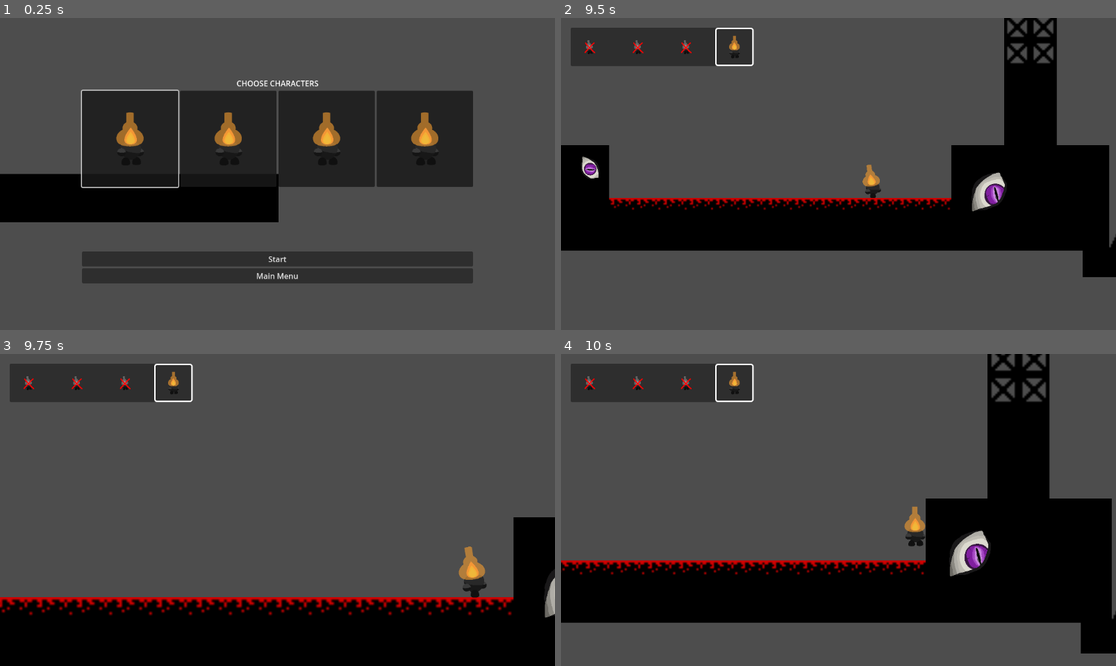
Above: before the commit, frames 1-4 (two rows, left to right).
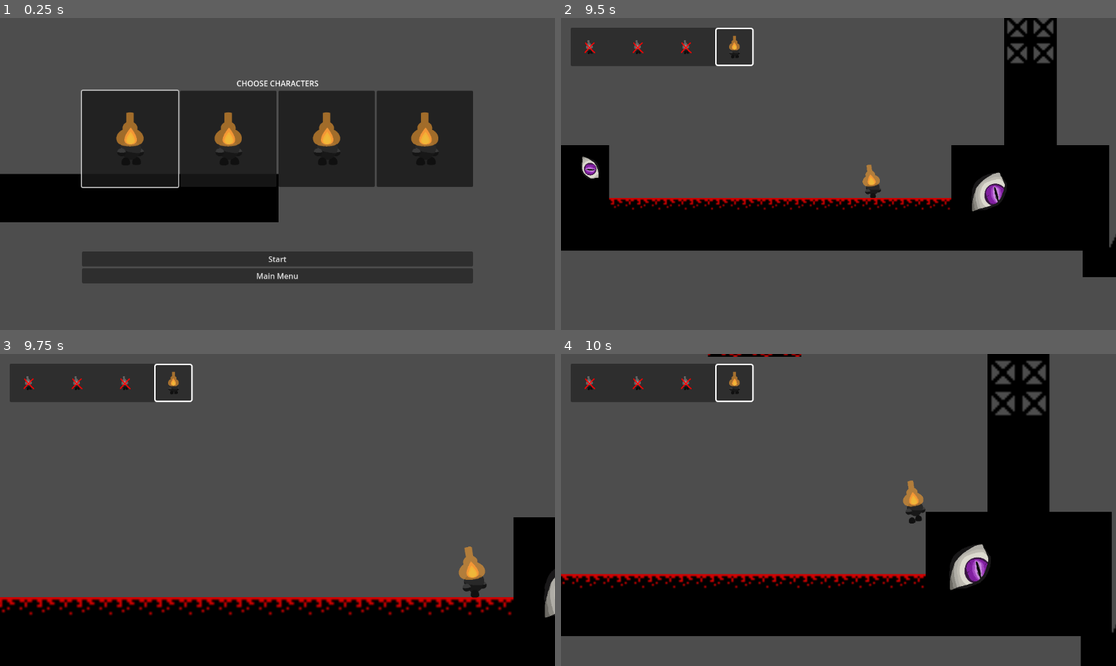
Above: after the commit, the same moments.

Repository: StarikTenger/PlatformerGame2025
Game: Godot game, scene res://levels/level_0.tscn
Same seed, same stepped clock (60 frames per second), same inputs: the game is played once before the commit and once after it. This scene is started directly instead of the project's main scene.
Inputs:
- Up to frame 1 (0.25 s): no input
- Up to frame 2 (9.5 s): click "Start" at 0.5 s; hold D (move_right) 1.28-2.78 s; tap Ctrl (ctrl) at 1.35, 4.35, 7.35 s; tap Space (jump) at 1.52, 2.27, 3.77, 4.52, 5.27, 5.75, 6.77, 7.52, 8.27 s; tap P (dash) at 2.1, 5.1, 8.1 s; tap Enter at 2.75, 8.75 s; hold A (move_left) 2.78-3.53 s; hold Z (level_overview) 2.78-3.53 s; hold D (move_right) 3.53-5.03 s; tap Tab (switch_char) at 3.6, 6.6 s; hold A (move_left) 5.03-5.78 s; hold D (move_right) 5.78-6.53 s; hold Z (level_overview) 5.78-6.53 s; hold A (move_left) 6.53-8.03 s; hold D (move_right) from 8.03 s (still down); hold Z (level_overview) from 8.78 s (still down)
- Up to frame 3 (9.75 s): keep holding D (move_right); release Z (level_overview) at 9.53 s; tap Tab (switch_char) at 9.6 s
- Up to frame 4 (10 s): keep holding D (move_right); tap Space (jump) at 9.77 s

Frames 1-3 are identical in both runs. In frame 4, 12% of the frame differs, in the area x 0-100%, y 0-100%.

Commit message:
enable only for earth

Diff:
--- a/scripts/Players/earth_player.gd
+++ b/scripts/Players/earth_player.gd
@@ -11,6 +11,7 @@
 
 func _ready() -> void:
 	super()
+	enabled_wall_climb = true
 	jump_height = 210.0
 	speed = 600.0
 	delay_between_jumps = 0.7
--- a/scripts/Players/player.gd
+++ b/scripts/Players/player.gd
@@ -57,7 +57,7 @@
 # Переопределяемые наследниками флаги
 var enabled_double_jumps := false
 var enabled_dash := false
-var enabled_wall_climb := true # TODO: false
+var enabled_wall_climb := false
 
 
 func die() -> void:
